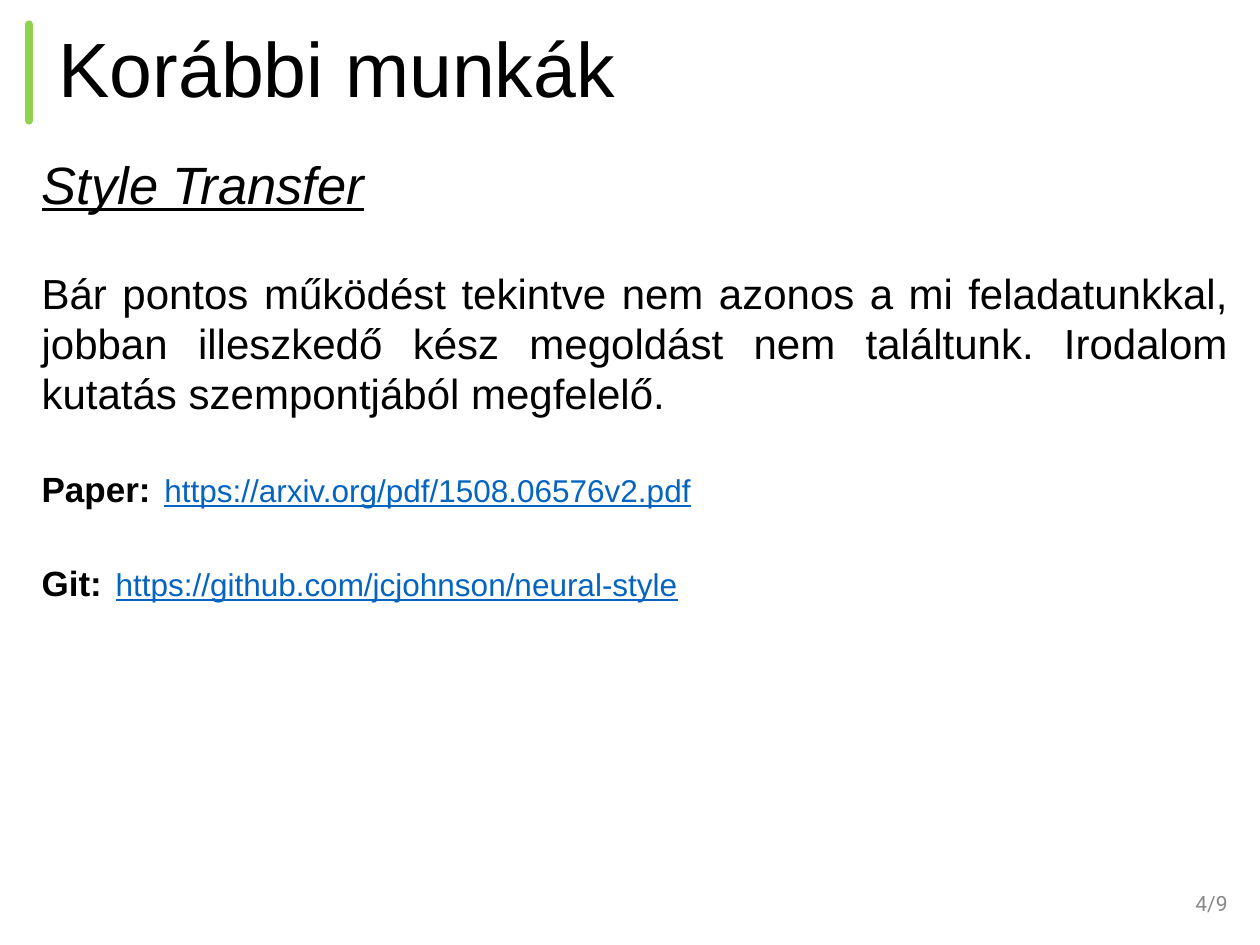
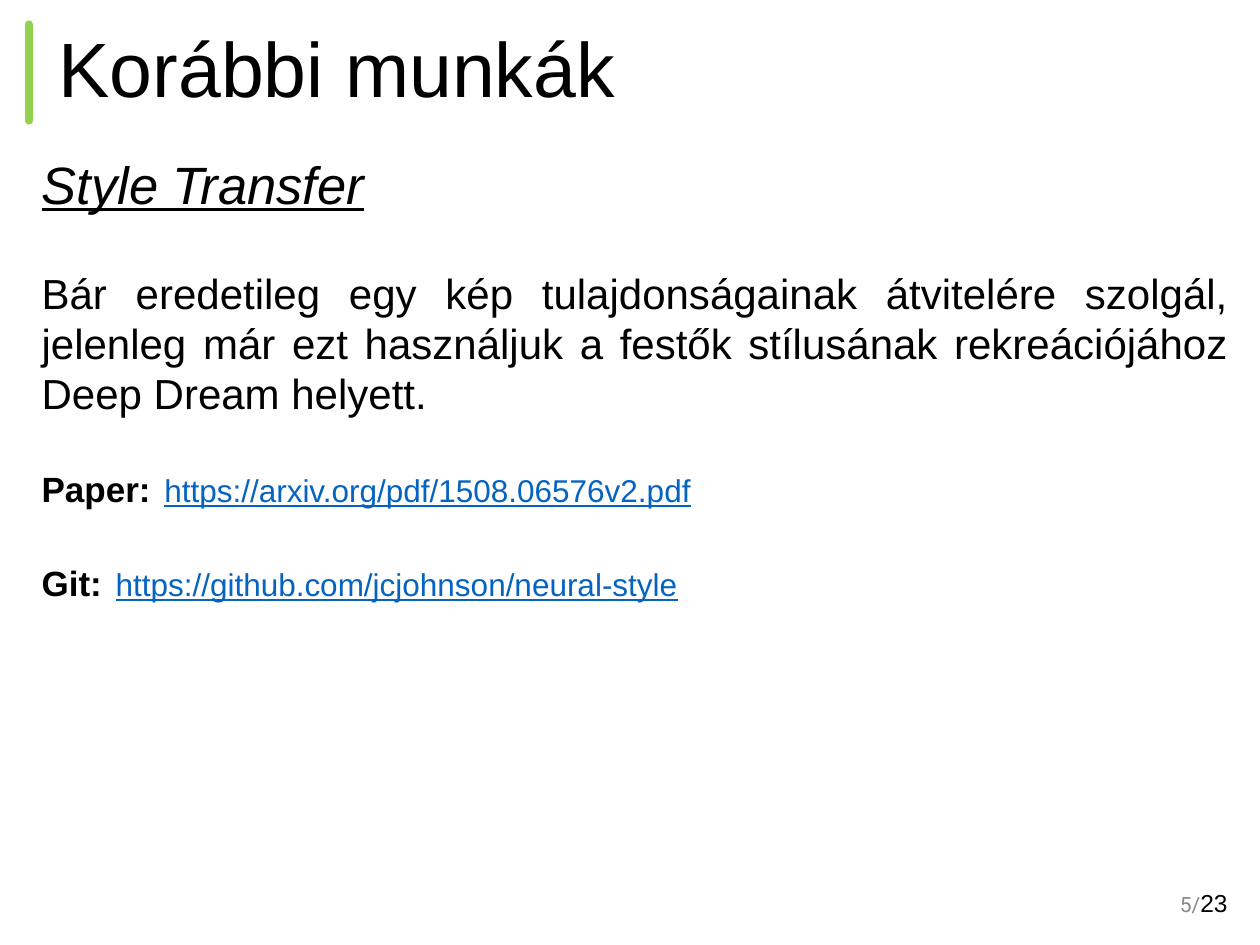
Before and after one commit to BME-SmartLab-Education/vitmav45-2016-train-validate-test-repeat, a slide deck: slide 5 of train-validate-test-repeat-vitmav45-nagy-hazi-beszamolo.pptx.pptx (slide 4 before the commit). Drawn at 1260x945 pixels with LibreOffice and Linux fonts; fonts in the diff are those of the drawing. Boxes give left, top, right and bottom in pixels: in the first picture for what was removed or moved away, otherwise in the second. Text is boxed around its words. In the diff, an @@ line names an element or a change of style, - is before the commit and + after.

```diff
--- a/train-validate-test-repeat-vitmav45-nagy-hazi-beszamolo.pptx.pptx
+++ b/train-validate-test-repeat-vitmav45-nagy-hazi-beszamolo.pptx.pptx
@@ text at <box>42,278,1227,418</box>: text changed @@
-Bár pontos működést tekintve nem azonos a mi feladatunkkal, jobban illeszkedő kész megoldást nem találtunk. Irodalom kutatás szempontjából megfelelő.
+Bár eredetileg egy kép tulajdonságainak átvitelére szolgál, jelenleg már ezt használjuk a festők stílusának rekreációjához Deep Dream helyett.
@@ page number at <box>1180,895,1227,913</box>: text changed @@
-4/9
+5/23
```
Also in this commit, not shown: 15 other slides changed, 5 slides added, 4 slides removed.
